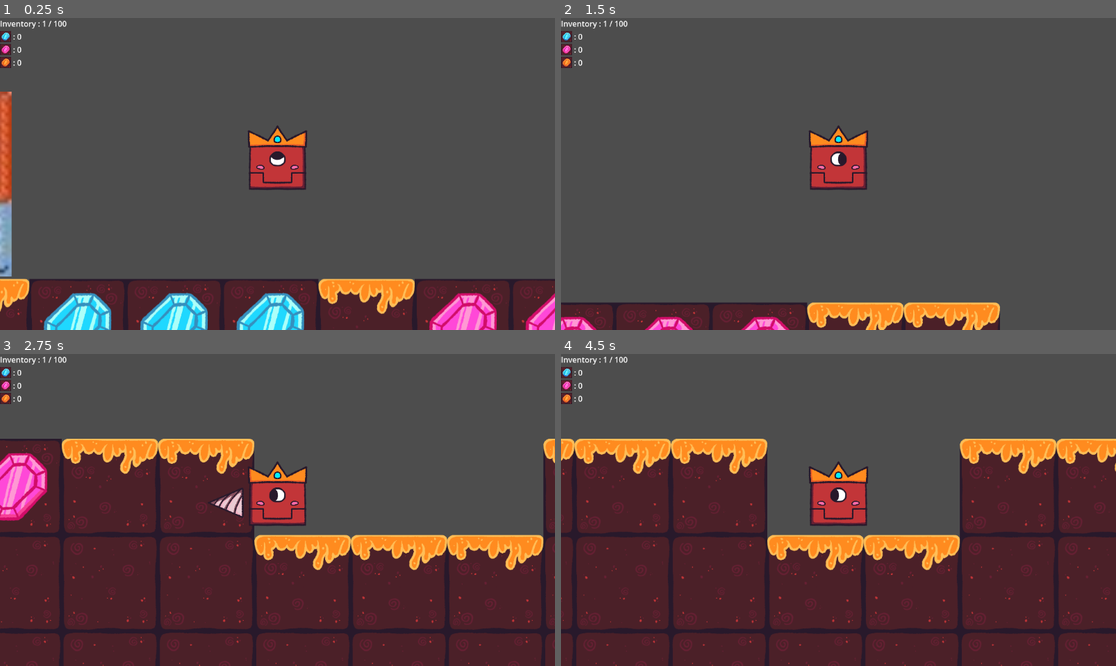
Above: before the commit, frames 1-4 (two rows, left to right).
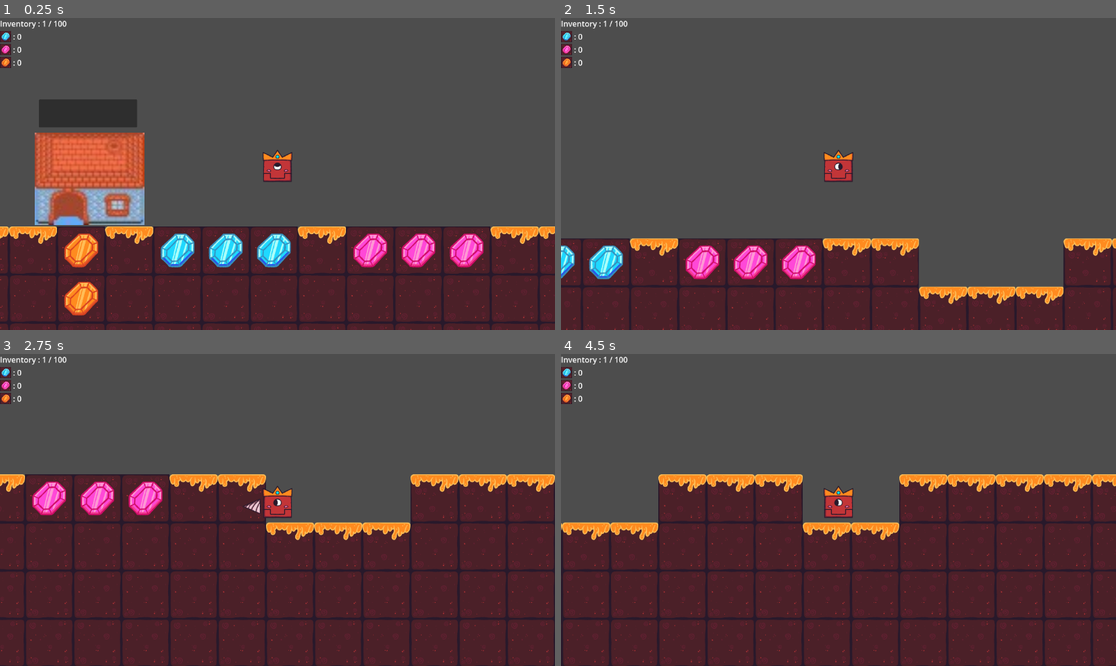
Above: after the commit, the same moments.

Repository: Belhage/King-in-the-Mountain
Game: Godot game, scene res://Scenes and Scripts/Main Scene/world.tscn
Same seed, same stepped clock (60 frames per second), same inputs: the game is played once before the commit and once after it.
Inputs:
- Up to frame 1 (0.25 s): no input
- Up to frame 2 (1.5 s): hold D (Move Right) from 0.53 s (still down); tap W (Move Up) at 0.77 s
- Up to frame 3 (2.75 s): tap W (Move Up) at 1.52 s; release D (Move Right) at 2.03 s; hold A (Move Left) from 2.03 s (still down)
- Up to frame 4 (4.5 s): tap Enter at 2.75 s; release A (Move Left) at 2.78 s; hold D (Move Right) 2.78-4.28 s; tap W (Move Up) at 3.02, 3.77 s; hold A (Move Left) from 4.28 s (still down)

The runs differ from the first frame. In frame 1, 35% of the frame differs, in the area x 0-100%, y 23-100%; in frame 2, 24%; in frame 3, 28%; in frame 4, 29%.

Commit message:
camera and walls

Diff:
--- a/Scenes and Scripts/Main Scene/world.tscn
+++ b/Scenes and Scripts/Main Scene/world.tscn
@@ -1,10 +1,13 @@
-[gd_scene load_steps=6 format=3 uid="uid://bd56wwd8jjouf"]
+[gd_scene load_steps=7 format=3 uid="uid://do5x2r0oay243"]
 
 [ext_resource type="PackedScene" uid="uid://0yshlwf31tak" path="res://Scenes and Scripts/Character/player_character.tscn" id="1_lsnyi"]
 [ext_resource type="Script" uid="uid://em662dluqgs7" path="res://Scenes and Scripts/Main Scene/world.gd" id="1_tices"]
 [ext_resource type="PackedScene" uid="uid://bxok7vqsv4va1" path="res://Scenes and Scripts/Main Scene/world_tile_map.tscn" id="2_ponb5"]
 [ext_resource type="PackedScene" uid="uid://bqa4td8m2xu2l" path="res://Scenes and Scripts/Menus/hud.tscn" id="3_tices"]
 [ext_resource type="PackedScene" uid="uid://bk1561o1ml6aa" path="res://Scenes and Scripts/Buildings/smithy.tscn" id="5_bfhq0"]
+
+[sub_resource type="RectangleShape2D" id="RectangleShape2D_bfhq0"]
+size = Vector2(400, 14800)
 
 [node name="World" type="Node2D" node_paths=PackedStringArray("player", "map")]
 script = ExtResource("1_tices")
@@ -20,6 +23,9 @@
 drill_power = 3
 
 [node name="Camera2D" type="Camera2D" parent="Player Character"]
+zoom = Vector2(0.5, 0.5)
+limit_left = 0
+limit_right = 6000
 
 [node name="Smithy" parent="." instance=ExtResource("5_bfhq0")]
 position = Vector2(304, -4)
@@ -27,4 +33,15 @@
 [node name="HUD" parent="." instance=ExtResource("3_tices")]
 unique_name_in_owner = true
 
+[node name="StaticBody2D" type="StaticBody2D" parent="."]
+collision_layer = 2
+
+[node name="CollisionShape2D" type="CollisionShape2D" parent="StaticBody2D"]
+position = Vector2(-200, 5800)
+shape = SubResource("RectangleShape2D_bfhq0")
+
+[node name="CollisionShape2D2" type="CollisionShape2D" parent="StaticBody2D"]
+position = Vector2(6200, 5800)
+shape = SubResource("RectangleShape2D_bfhq0")
+
 [connection signal="tile_destroyed" from="World TileMap" to="." method="_on_world_tile_map_tile_destroyed"]
--- a/project.godot
+++ b/project.godot
@@ -11,7 +11,7 @@
 [application]
 
 config/name="King in the Mountain"
-run/main_scene="uid://bd56wwd8jjouf"
+run/main_scene="uid://do5x2r0oay243"
 config/features=PackedStringArray("4.4", "GL Compatibility")
 config/icon="res://icon.svg"
 
